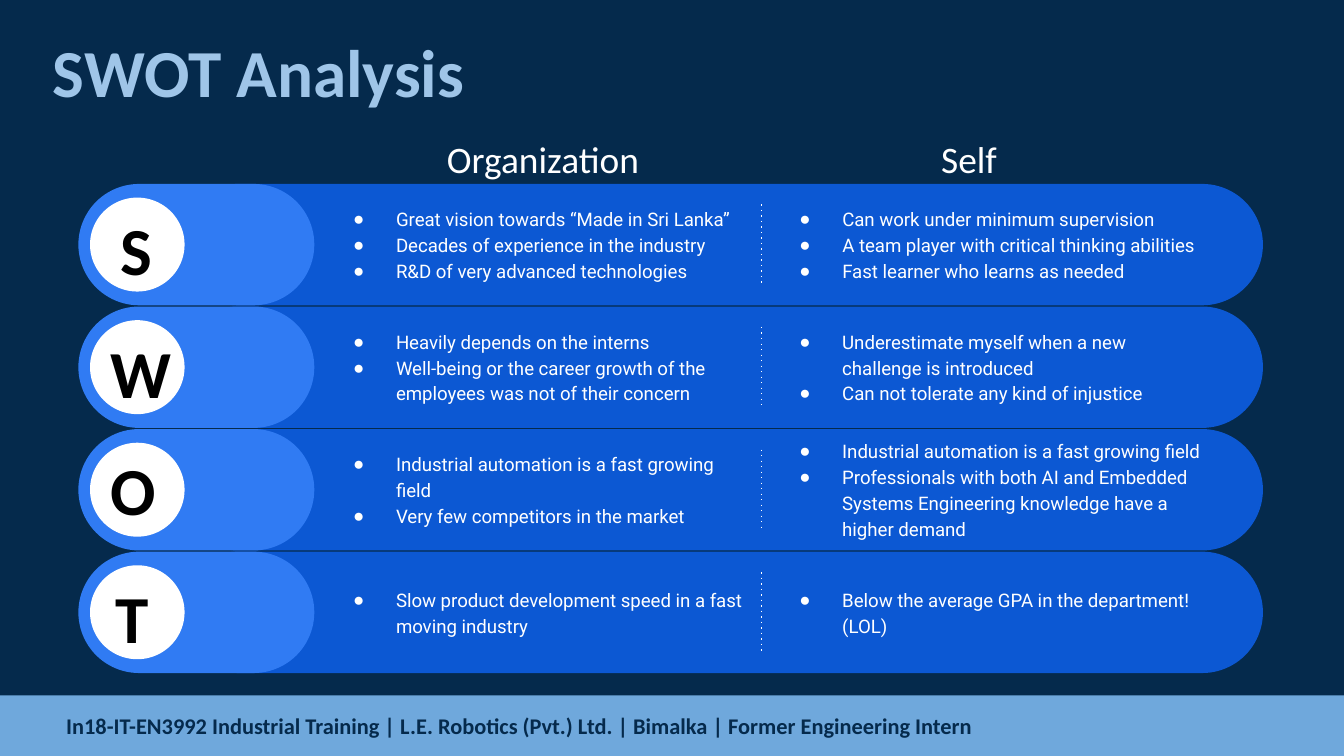
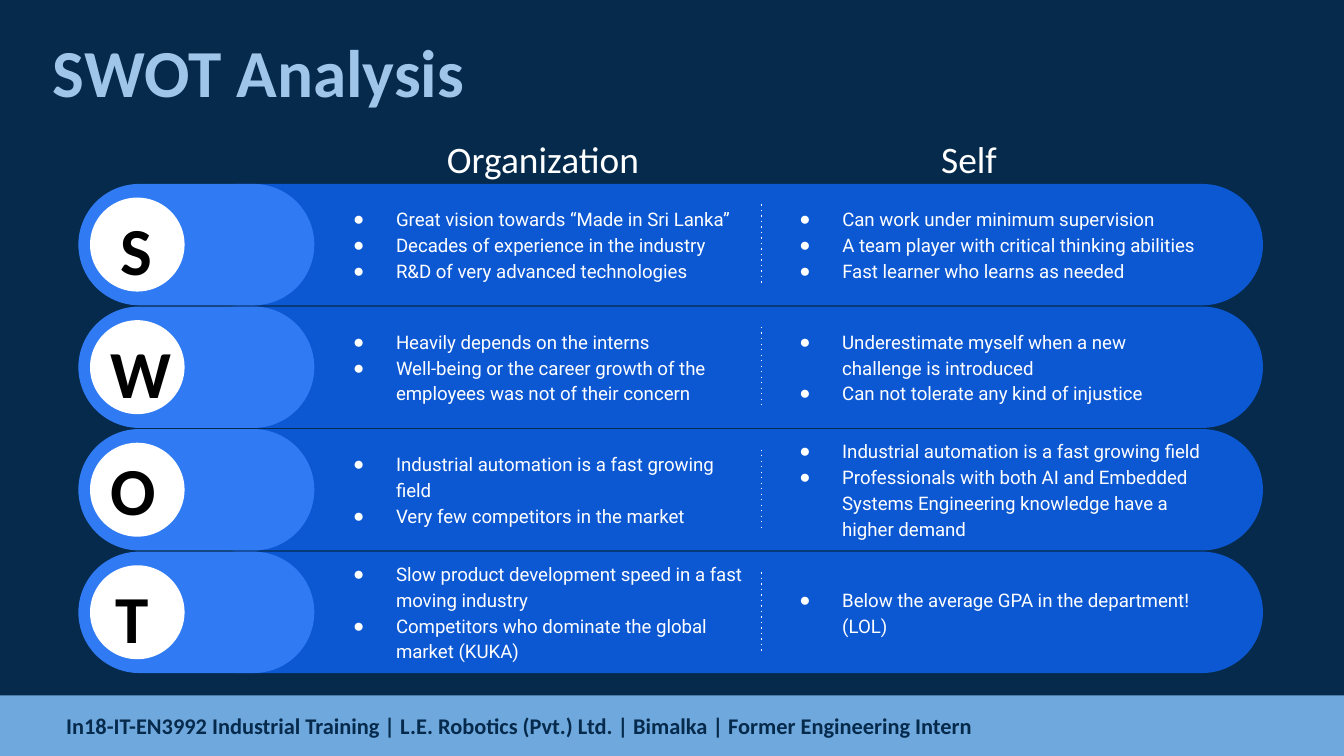
Before and after one commit to bimalka98/Industrial-Training, a slide deck: slide 11 of Training Presentation/Industrial Training.pptx. Drawn at 1344x756 pixels with LibreOffice and Linux fonts; fonts in the diff are those of the drawing; background and template pictures are left out. Boxes give left, top, right and bottom in pixels: in the first picture for what was removed or moved away, otherwise in the second. Text is boxed around its words. In the diff, an @@ line names an element or a change of style, - is before the commit and + after.

```diff
--- a/Training Presentation/Industrial Training.pptx
+++ b/Training Presentation/Industrial Training.pptx
@@ text at (396, 619, 707, 662): paragraph added @@
+● Competitors who dominate the global market (KUKA)
```
Also in this commit, not shown: 2 other slides changed, 7 other files.
